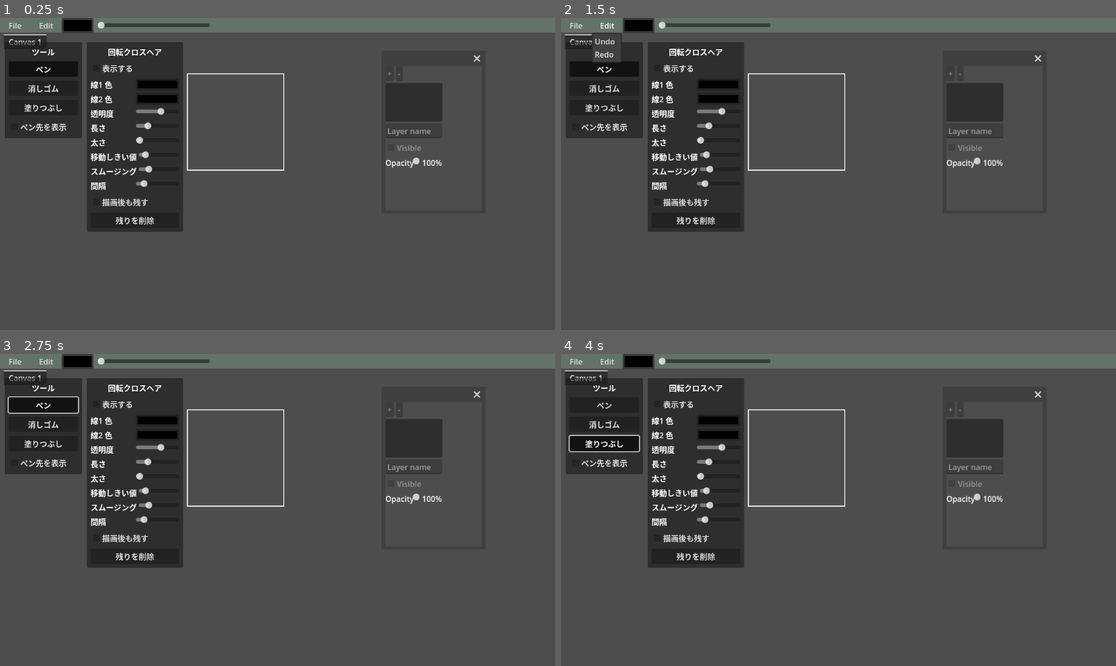
Above: before the commit, frames 1-4 (two rows, left to right).
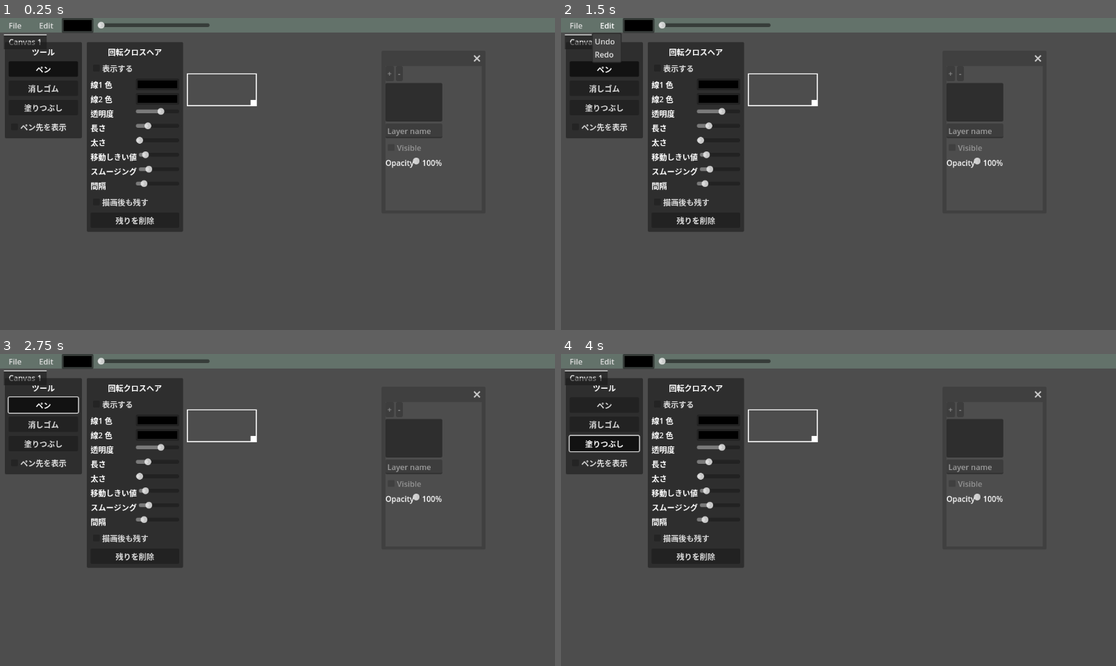
Above: after the commit, the same moments.

Repository: UnchiBurio/peintosoftGodot
Game: Godot game, scene res://Main.tscn
Two runs of this game, one before a commit and one after it. Both use one fixed random seed, a clock stepped at 60 frames per second and the inputs below.
Inputs:
- Up to frame 1 (0.25 s): no input
- Up to frame 2 (1.5 s): click "File" at 0.5 s; click "Edit" at 1.25 s
- Up to frame 3 (2.75 s): click "ペン" at 2 s
- Up to frame 4 (4 s): click "消しゴム" at 2.75 s; click "塗りつぶし" at 3.5 s

The runs differ from the first frame. In frame 1, 0.3% of the frame differs, in the area x 33-52%, y 17-49%; in frame 2, 0.3%; in frame 3, 0.3%; in frame 4, 0.3%.

Commit message:
Update DraggableNavigator.gd

Diff:
--- a/DraggableNavigator.gd
+++ b/DraggableNavigator.gd
@@ -2,33 +2,58 @@
 extends TextureRect
 
 var dragging := false
+var resizing := false
 var drag_start_position := Vector2.ZERO
+var resize_start_position := Vector2.ZERO
+var resize_start_size := Vector2.ZERO
 var border_color := Color.WHITE
 var border_width := 2.0
+var resize_handle_size := 12.0
+var min_size := Vector2(20, 20)
 
 func _ready():
 	# マウス入力を受け付けるように設定
 	mouse_filter = Control.MOUSE_FILTER_PASS
+	expand_mode = TextureRect.EXPAND_IGNORE_SIZE
+	stretch_mode = TextureRect.STRETCH_SCALE
 	gui_input.connect(_on_gui_input)
 
 func _draw():
 	# 枠線を描画
 	var rect = Rect2(Vector2.ZERO, size)
 	draw_rect(rect, border_color, false, border_width)
+	# リサイズハンドル
+	var handle_rect = Rect2(size - Vector2(resize_handle_size, resize_handle_size), Vector2(resize_handle_size, resize_handle_size))
+	draw_rect(handle_rect, border_color, true)
 
 func _on_gui_input(event: InputEvent):
 	if event is InputEventMouseButton:
 		if event.button_index == MOUSE_BUTTON_LEFT:
 			if event.pressed:
-				# ドラッグ開始
-				dragging = true
-				drag_start_position = get_global_mouse_position() - position
+				# ドラッグ/リサイズ開始
+				if _is_on_resize_handle(event.position):
+					resizing = true
+					resize_start_position = get_global_mouse_position()
+					resize_start_size = size
+				else:
+					dragging = true
+					drag_start_position = get_global_mouse_position() - position
 			else:
-				# ドラッグ終了
+				# ドラッグ/リサイズ終了
 				dragging = false
+				resizing = false
 
 	elif event is InputEventMouseMotion:
-		if dragging:
+		if resizing:
+			var mouse_delta = get_global_mouse_position() - resize_start_position
+			var new_size = resize_start_size + mouse_delta
+			var viewport_size = get_viewport_rect().size
+			var max_size = viewport_size - position
+			new_size.x = clamp(new_size.x, min_size.x, max_size.x)
+			new_size.y = clamp(new_size.y, min_size.y, max_size.y)
+			size = new_size
+			queue_redraw()
+		elif dragging:
 			# ドラッグ中の位置更新
 			position = get_global_mouse_position() - drag_start_position
 
@@ -36,3 +61,6 @@
 			var viewport_size = get_viewport_rect().size
 			position.x = clamp(position.x, 0, viewport_size.x - size.x)
 			position.y = clamp(position.y, 0, viewport_size.y - size.y)
+
+func _is_on_resize_handle(local_pos: Vector2) -> bool:
+	return local_pos.x >= size.x - resize_handle_size and local_pos.y >= size.y - resize_handle_size
